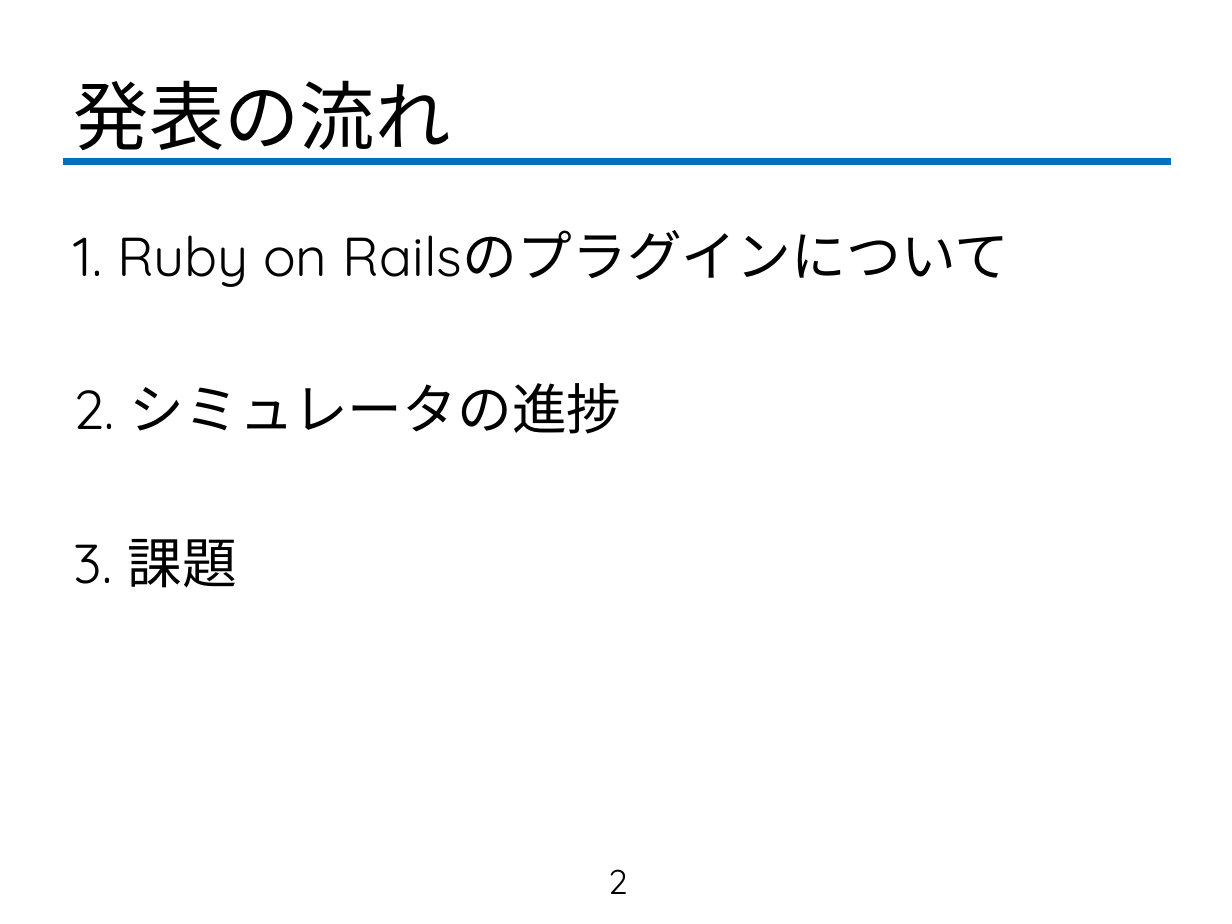
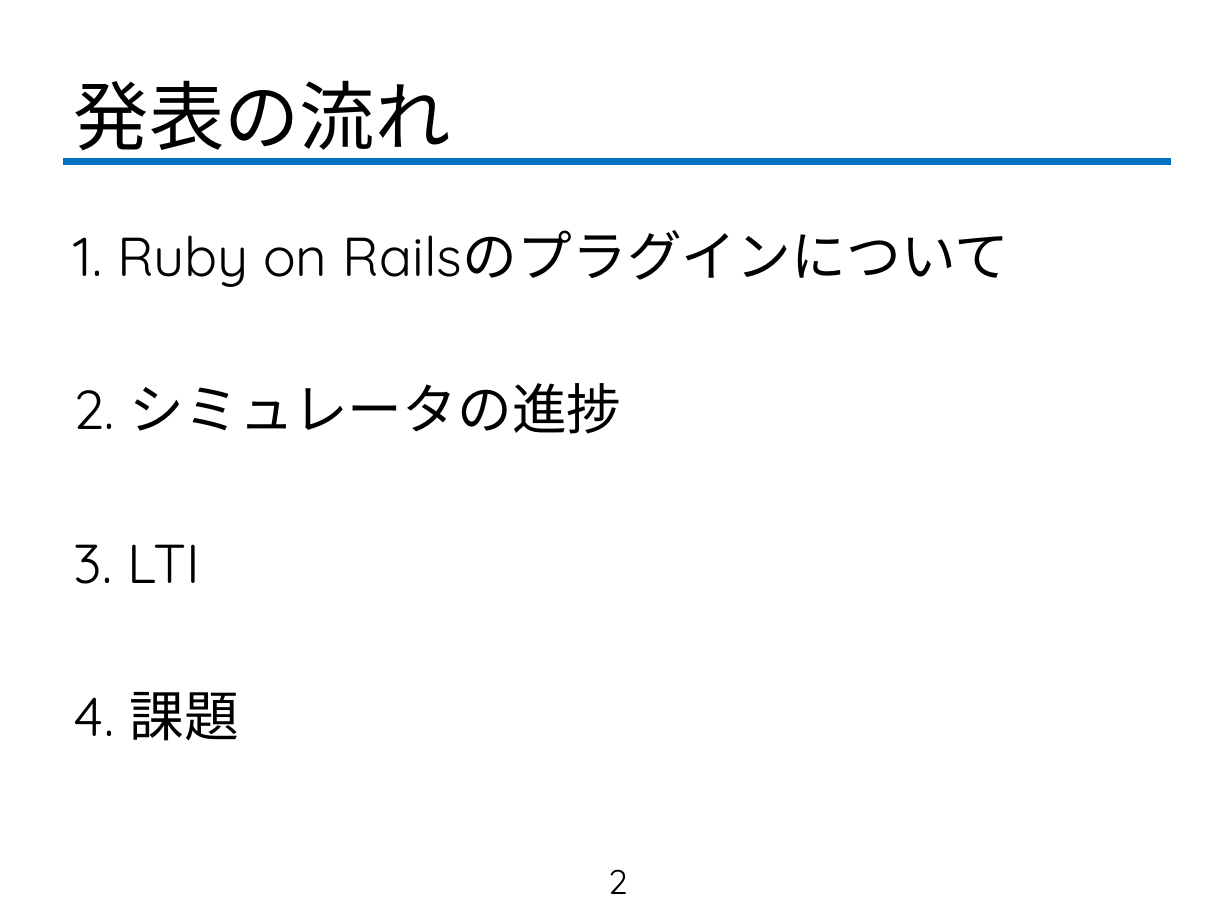
Before and after one commit to fujiLabo/fuji_simu, a slide deck: slide 2 of 1005進捗.pptx. Drawn at 1232x924 pixels with LibreOffice and Linux fonts; fonts in the diff are those of the drawing; background and template pictures are left out. Boxes give left, top, right and bottom in pixels: in the first picture for what was removed or moved away, otherwise in the second. Text is boxed around its words. In the diff, an @@ line names an element or a change of style, - is before the commit and + after.

Commit message:
lti

```diff
--- a/1005進捗.pptx
+++ b/1005進捗.pptx
@@ text at [74,544,239,741]: text changed @@
-3. 課題
+3. LTI
+4. 課題
```
